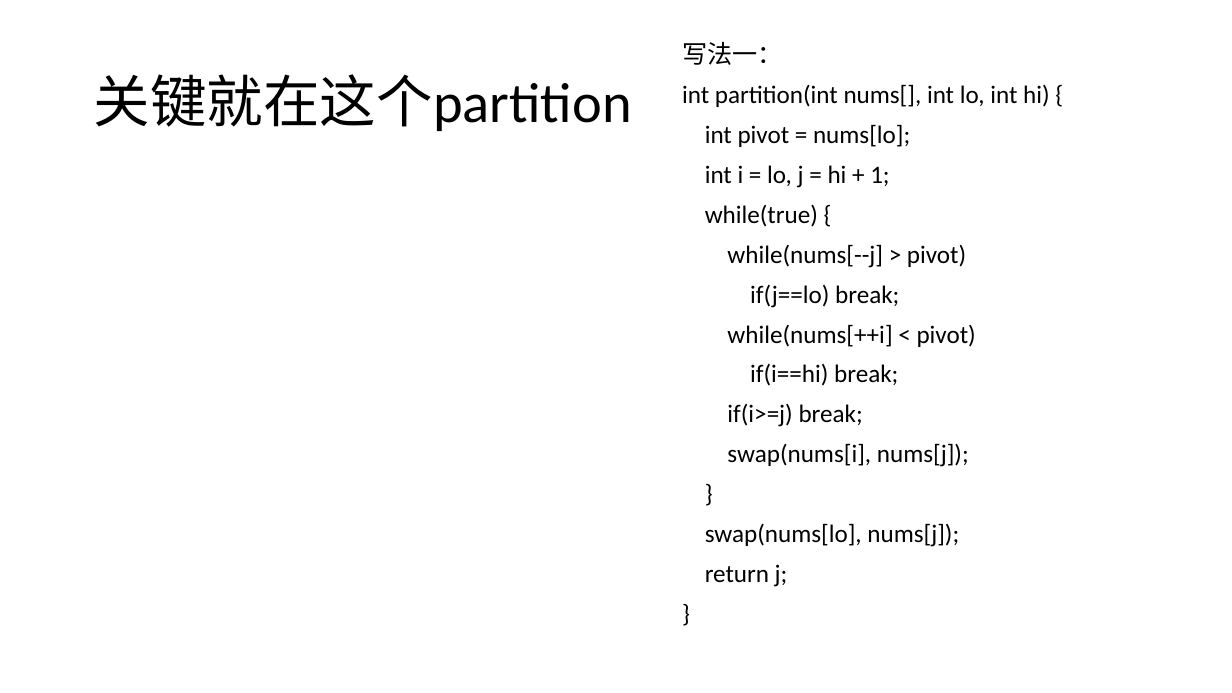
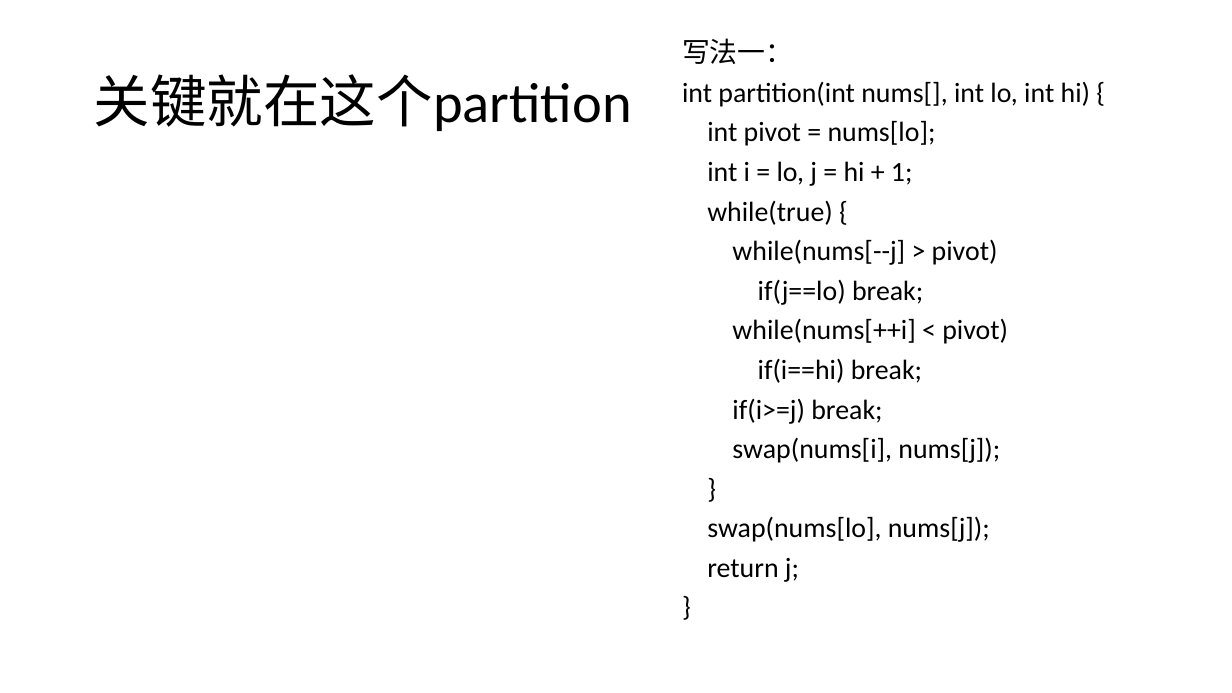
Before and after one commit to CR7dongfeng/my_leetcode, a slide deck: slide 5 of PPTs/快速排序和快速选择.pptx. Drawn at 1232x693 pixels with LibreOffice and Linux fonts; fonts in the diff are those of the drawing. Boxes give left, top, right and bottom in pixels: in the first picture for what was removed or moved away, otherwise in the second. Text is boxed around its words. In the diff, an @@ line names an element or a change of style, - is before the commit and + after.

```diff
--- a/PPTs/快速排序和快速选择.pptx
+++ b/PPTs/快速排序和快速选择.pptx
@@ text "写法一：" at bbox=[682, 38, 1090, 582]: size 19.6 to 21.7 pt; line spacing 0.9 to 0.8 @@
```
Also in this commit, not shown: 1 other slide changed, 1 slide added.
